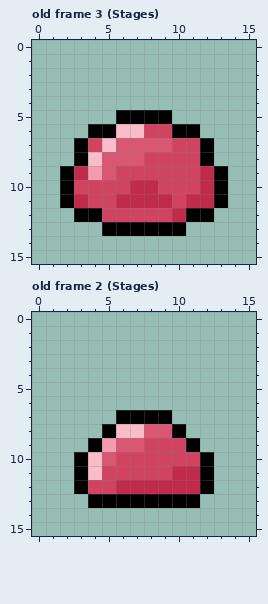
File history of a pixel-art file, Assets/Sprites/Blob.aseprite. Above: the version before the commit.
16x16 pixels, 9 frames. Shown: old frame 3 (Stages), old frame 2 (Stages). The commit also changed other frames, which this record leaves out.
After:
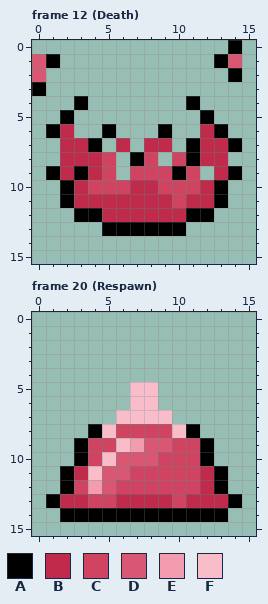
Palette (. is transparent): A #000000  B #c12b4b  C #d04462  D #d95773  E #f49caf  F #f9bdca
A new or re-ordered frame is compared with the old frame closest to it.
Log entry: Blob update / Lab tiles update / Lab tiles overlays added / Pushtile animated added
Diff:
frames 9 -> 23
Changed rows in their new state; - is an unchanged pixel.
Frame 12 (Death) is new; against old frame 3 (Stages):
first column x 0:
 0 --------------A
 1 DA-----------AD
 2 D-------------A
 3 A--------------
 4 ---A-------A---
 5 --A---....--A--
 6 -AB-.-...A..BA-
 7 --BBA.B.BB.ABBA
 8 --BBBC.A-.-ABB-
 9 -ABABC.---A-.BA
10 ---B-----------
11 ----BB---------
12 -----BBBBB-----
Frame 20 (Respawn) is new; against old frame 2 (Stages):
first column x 1:
 5 ------FF------
 6 ------FF------
 7 -----FFFF-----
 8 ---AFCCCCFA---
 9 --ACCFEDD-CA--
10 ---CFDDD------
11 -AB-DD---CCBA-
12 -ACEDCCCCCCBA-
13 ABBCCBBBBCBBBA
14 -AAAAAAAAAAAA-
Boxes around the changes in both pictures, in picture pixels (x1, y1, x2, y2):
changed: (32, 40, 242, 222)
changed: (46, 382, 242, 522)
